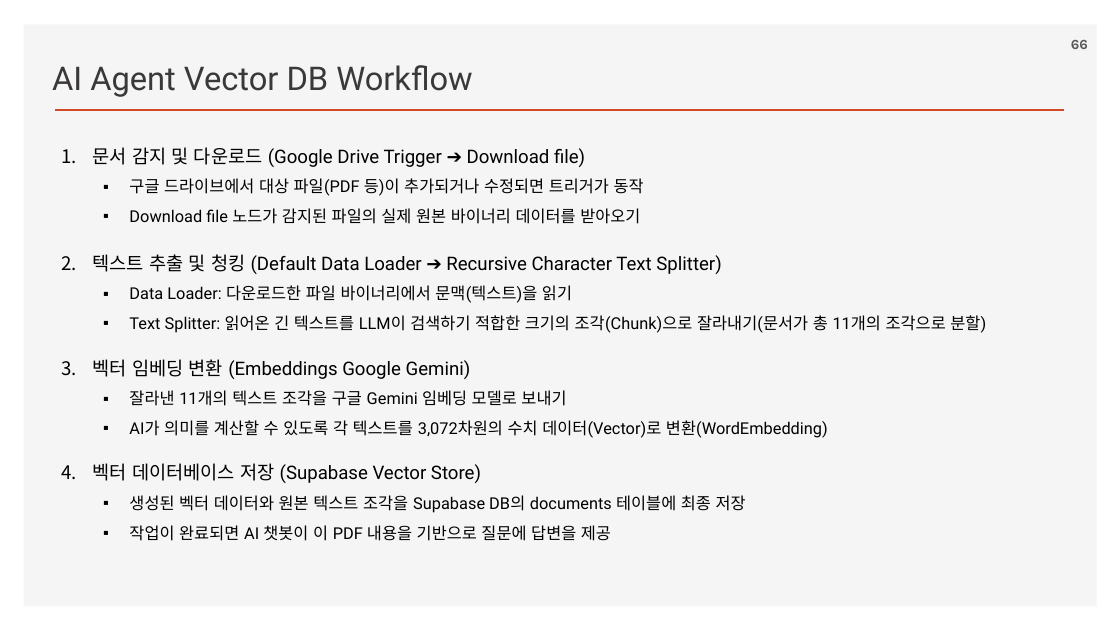
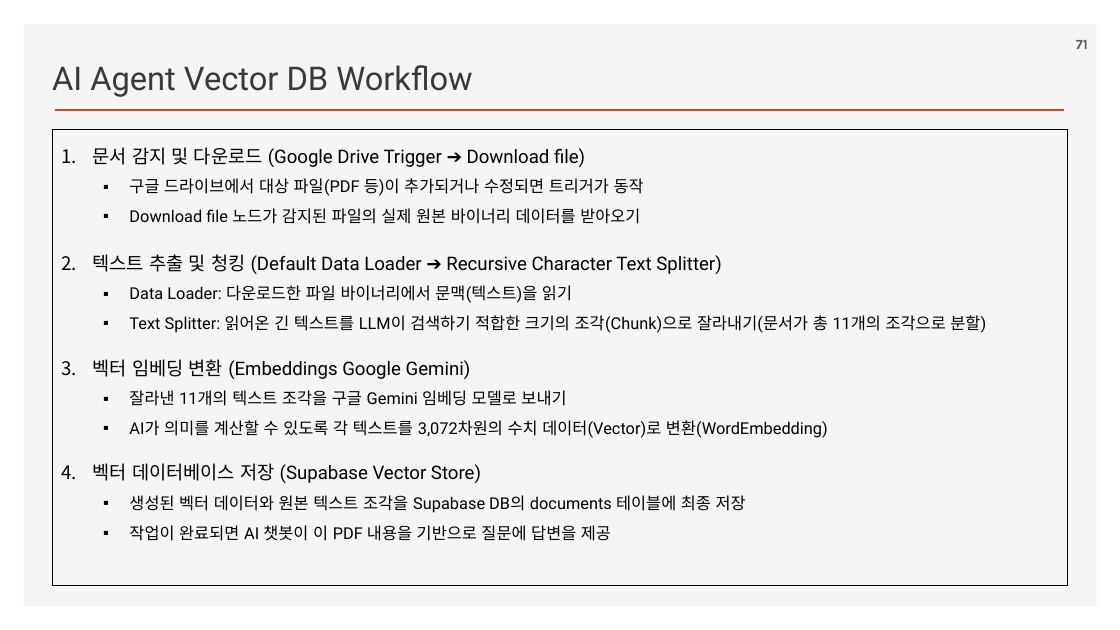
Before and after one commit to ancestor9/2026_Fall_AI-Workflow, a slide deck: slide 71 of PPTs/04_AI Workflow_n8n.pptx (slide 66 before the commit). Drawn at 1120x630 pixels with LibreOffice and Linux fonts; fonts in the diff are those of the drawing; background and template pictures are left out. Boxes give left, top, right and bottom in pixels: in the first picture for what was removed or moved away, otherwise in the second. Text is boxed around its words. In the diff, an @@ line names an element or a change of style, - is before the commit and + after.

```diff
--- a/PPTs/04_AI Workflow_n8n.pptx
+++ b/PPTs/04_AI Workflow_n8n.pptx
@@ page number at (1076, 40, 1088, 49): text changed @@
-66
+71
@@ rectangle "문서 감지 및 다운로드 (Google ...": place and size @@
-rectangle "문서 감지 및 다운로드 (Google ..." at (93, 147, 986, 541)
+rectangle "문서 감지 및 다운로드 (Google ..." at (53, 129, 1067, 586)
@@ rectangle "문서 감지 및 다운로드 (Google ..." at (53, 129, 1067, 586): outline none to #000000 0.75 pt @@
```
Also in this commit, not shown: 4 other slides changed, 9 slides added.
